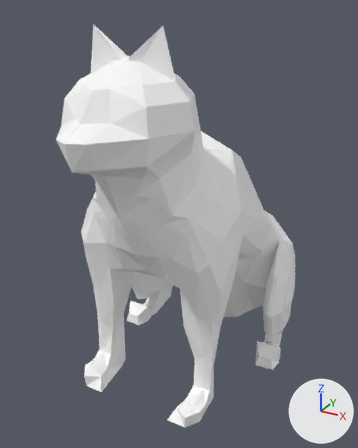
An edit to the FBX model Assets/_Art Assets/Characters/cat.fbx, drawn before and after from the same camera.
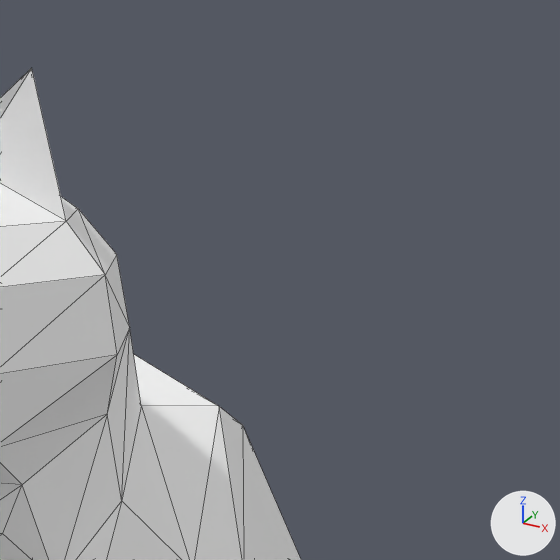
There are two pictures of each version: one whole from a 50 mm lens placed at (0.179, -0.356, 0.303), pointed at (-0.019, 0.005, 0.123), one close up on the part from 42% to 100% of the width and 0% to 46% of the height. Lighting does not change. The marker at lower right points along +X, +Y and +Z. The close-ups show mesh edges as thin lines. Where no turn or scale is listed for an object, it has been applied to the vertices.

In view in the first close-up: 'geo_cat'.
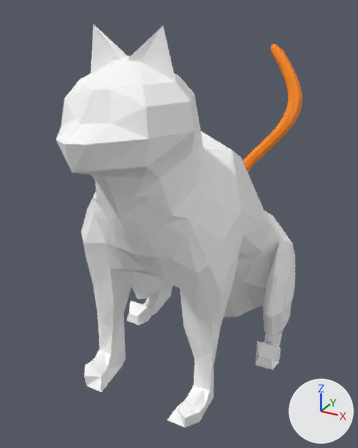
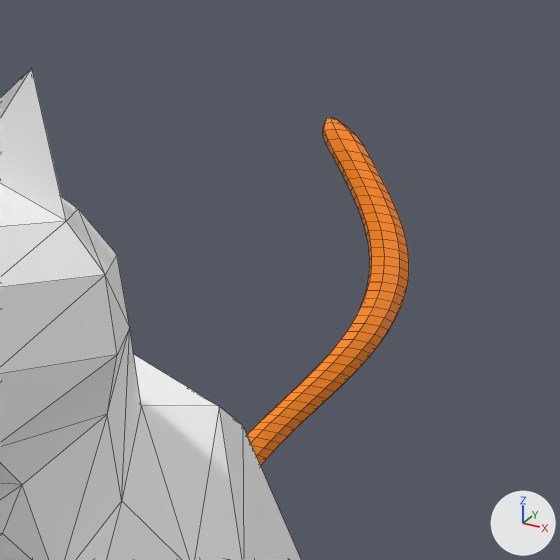
Where the change shows, as pixel boxes [x1, y1, x2, y2] in the close-ups (560 x 560 px):
'geo_tail', added (orange)
    after: [247, 118, 409, 466]

Patch to the scene script:
```diff
--- a/Assets/_Art Assets/Characters/cat.fbx.py
+++ b/Assets/_Art Assets/Characters/cat.fbx.py
@@ mat_lambert3 @@
+mat_lambert3 = principled_material('lambert3')
+mat_lambert3.base_color = (1.0, 0.246, 0.0)  # orange #ff8800
@@ me_mesh_001 @@
+me_mesh_001.from_pydata(...)  # 554 vertices, 560 faces; spans x -0.034..0.034, y -0.053..0.053, z -0.102..0.108
+me_mesh_001.materials.append(mat_lambert3)  # orange #ff8800
@@ ob_geo_tail @@
+ob_geo_tail = bpy.data.objects.new('geo_tail', me_mesh_001)
+ob_geo_tail.location = (0.0, 0.1621, 0.1569)
```
